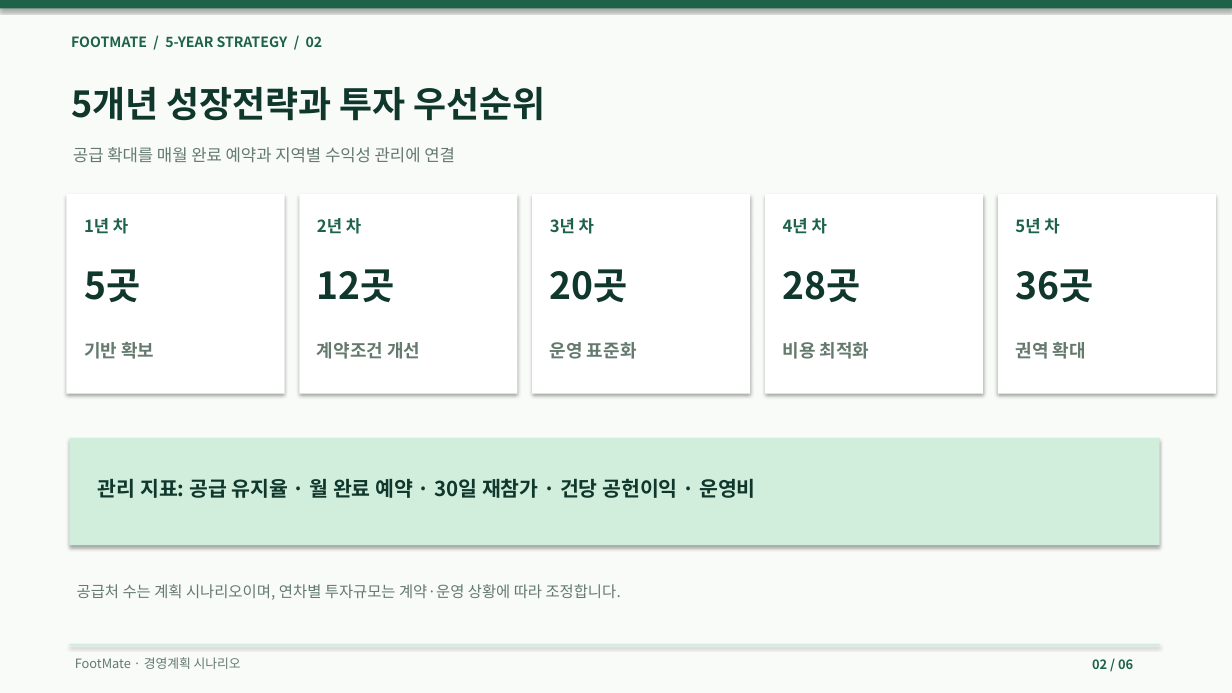
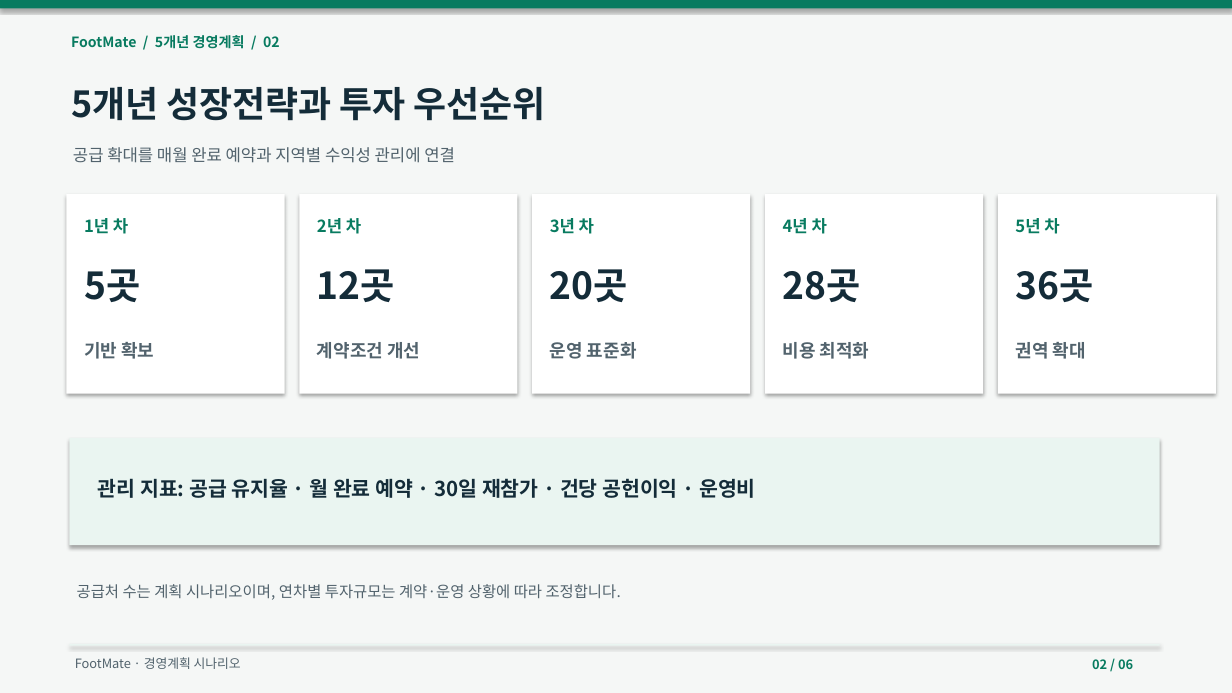
Before and after one commit to dohyunkimmm/footmate, a slide deck: slide 2 of src/case-study/downloads/footmate_5year_strategy.pptx. Drawn at 1232x693 pixels with LibreOffice and Linux fonts; fonts in the diff are those of the drawing. Boxes give left, top, right and bottom in pixels: in the first picture for what was removed or moved away, otherwise in the second. Text is boxed around its words. In the diff, an @@ line names an element or a change of style, - is before the commit and + after.

```diff
--- a/src/case-study/downloads/footmate_5year_strategy.pptx
+++ b/src/case-study/downloads/footmate_5year_strategy.pptx
@@ rectangle at [0, 0, 1232, 693]: fill #F8FBF8 to #F5F7F6 @@
@@ rectangle at [0, 0, 1232, 8]: fill #1E6249 to #087B60 @@
@@ text at [71, 35, 280, 49]: text changed; text colour #1E6249 to #087B60 @@
-FOOTMATE / 5-YEAR STRATEGY / 02
+FootMate / 5개년 경영계획 / 02
@@ text colour #1E6249 to #087B60 in 6 elements at [1092, 659, 1133, 669], [84, 218, 128, 234], [317, 218, 361, 234], [550, 218, 594, 234], [783, 218, 827, 234], [1015, 218, 1059, 234] @@
@@ rectangle at [69, 438, 1160, 545]: fill #D1EEDD to #EAF5F1 @@
@@ text "관리 지표: 공급 유지율 · ..." at [98, 478, 756, 498]: text colour #0F372C to #142C39 @@
@@ text colour #657A6E to #52636D in 8 elements at [73, 147, 455, 163], [75, 657, 241, 669], [84, 342, 154, 359], [317, 342, 420, 359], [550, 342, 637, 359], [783, 342, 870, 359], [1015, 342, 1086, 359], [77, 584, 621, 600] @@
@@ rectangle at [69, 644, 1160, 646]: fill #D1EEDD to #EAF5F1 @@
```
Also in this commit, not shown: 5 other slides changed, 16 other files.
